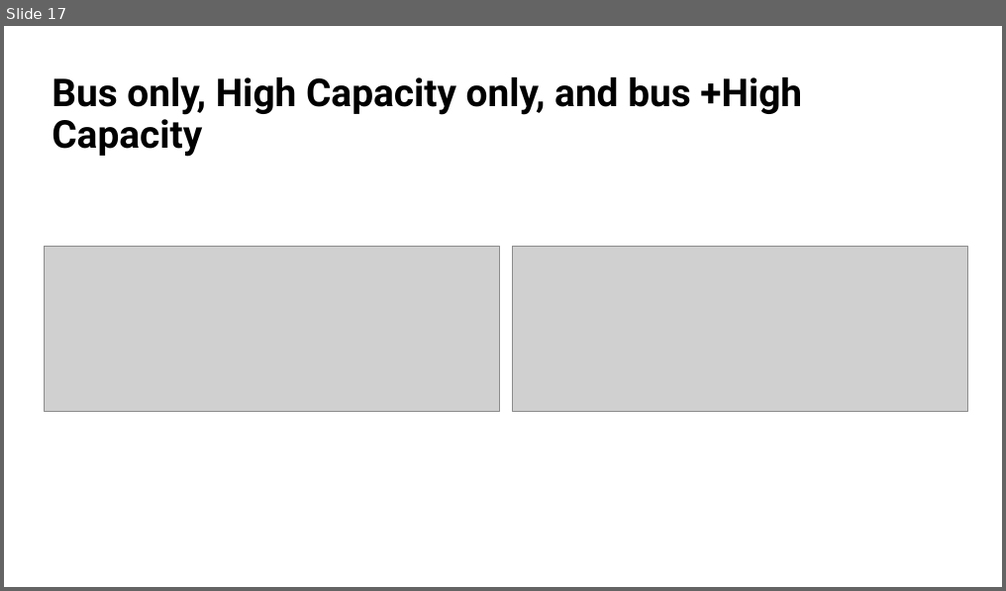
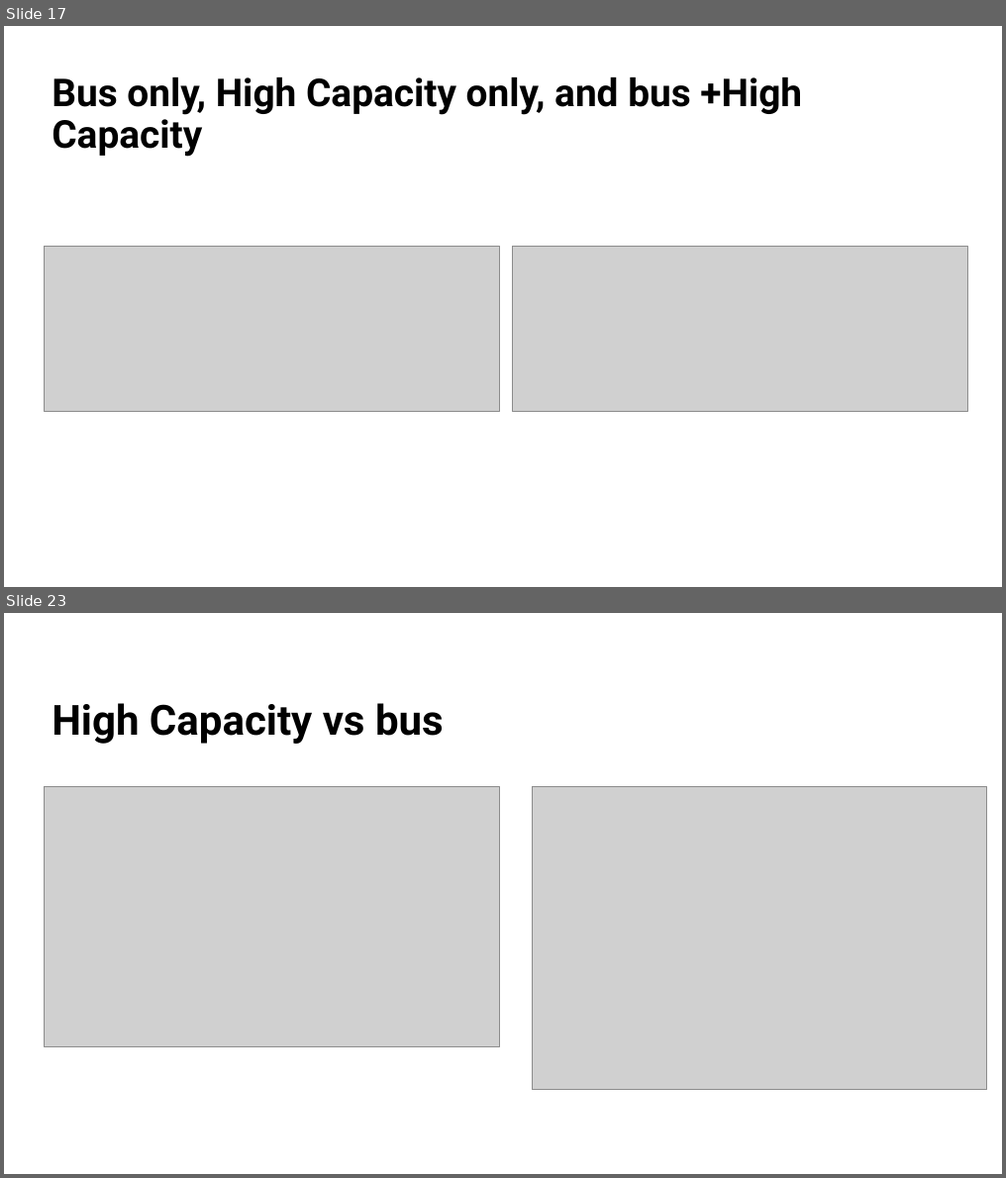
Before and after one commit to MUSA-Zhanchao/Mexico-City-survey-comp, a slide deck: doc/mexico city trip compa.pptx. Shown one above the other, each under a label of ours: slide 17 before the commit, slides 17 and 23 after it; the slides between them are not shown. The pictures are 1006x591 and 1006x1178 pixels, drawn with LibreOffice and Linux fonts; fonts in the diff are those of the drawing; grey boxes stand for pictures. Boxes give left, top, right and bottom in pixels: in the first picture for what was removed or moved away, otherwise in the second. Text is boxed around its words. In the diff, an @@ line names an element or a change of style, - is before the commit and + after.

```diff
--- a/doc/mexico city trip compa.pptx
+++ b/doc/mexico city trip compa.pptx
@@ slide 23 added at (4,613,1002,1174), background #FFFFFF @@
@@ title added at (52,703,444,744), 40 pt, text #000000, bold @@
+High Capacity vs bus
@@ picture added at (45,786,500,1048) @@
@@ picture added at (532,786,987,1090) @@
```
Also in this commit, not shown: 5 other slides added, 15 other files.
